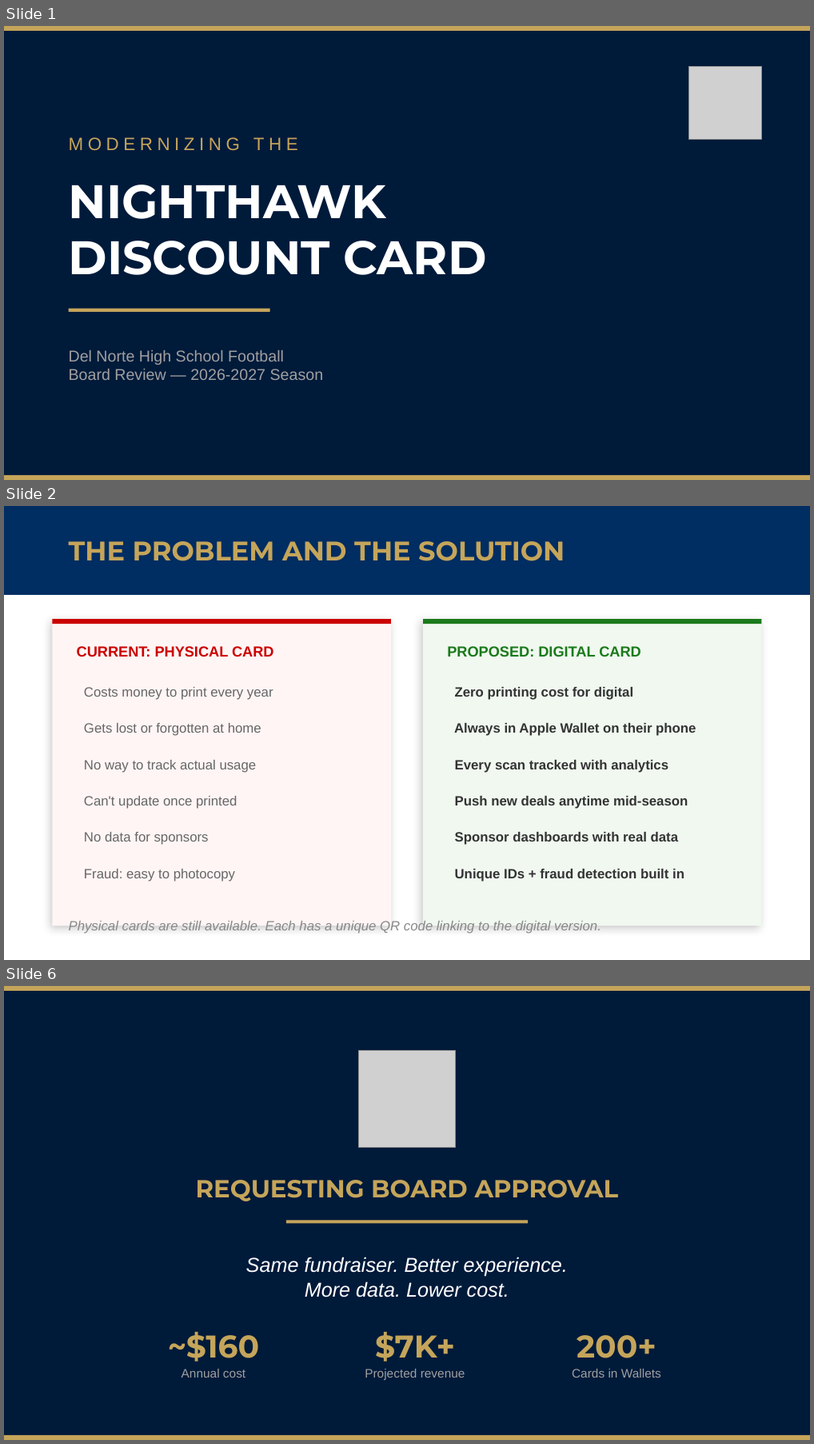
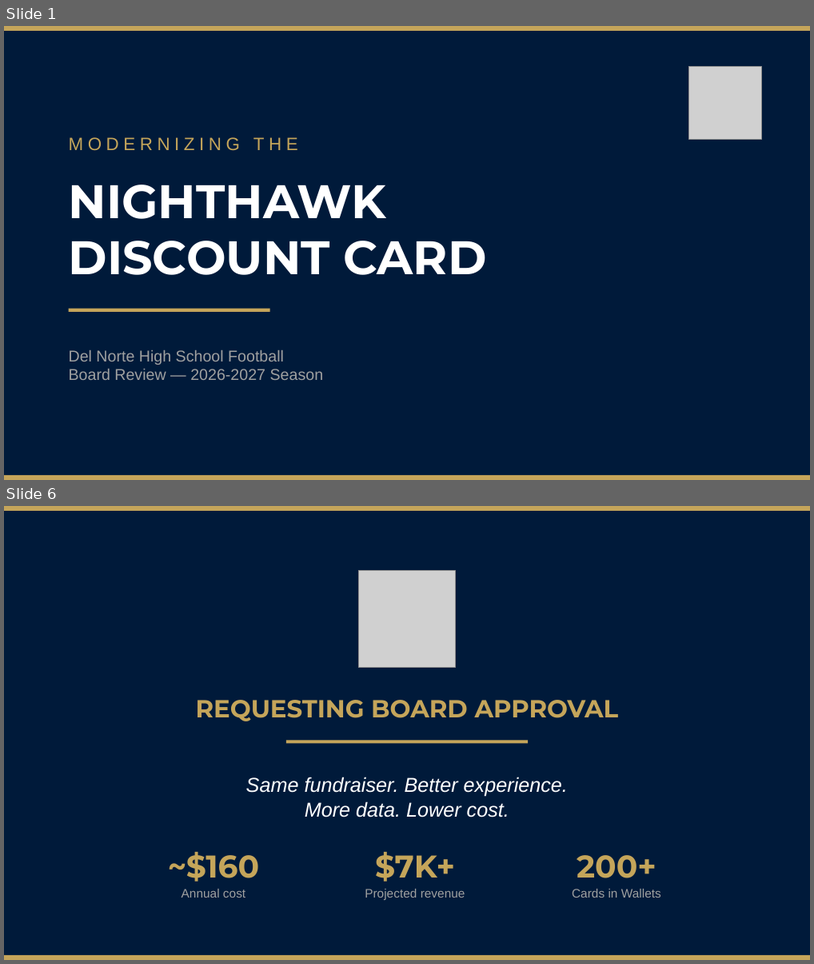
Before and after one commit to hoserR9/school-discount-pass, a slide deck: pitch/Del-Norte-Board-Approval.pptx. Shown one above the other, each under a label of ours: slides 1, 2 and 6 before the commit, slides 1 and 6 after it; the slides between them are not shown. The pictures are 814x1444 and 814x964 pixels, drawn with LibreOffice and Linux fonts; fonts in the diff are those of the drawing; grey boxes stand for pictures. Boxes give left, top, right and bottom in pixels: in the first picture for what was removed or moved away, otherwise in the second. Text is boxed around its words. In the diff, an @@ line names an element or a change of style, - is before the commit and + after.

```diff
--- a/pitch/Del-Norte-Board-Approval.pptx
+++ b/pitch/Del-Norte-Board-Approval.pptx
@@ slide 2 removed at bbox=[4, 506, 810, 960], background #FFFFFF @@
@@ rectangle removed at bbox=[4, 506, 810, 595] @@
@@ text removed at bbox=[69, 541, 565, 561] @@
-THE PROBLEM AND THE SOLUTION
@@ rectangle removed at bbox=[52, 619, 391, 925] @@
@@ rectangle removed at bbox=[52, 619, 391, 624] @@
@@ rectangle removed at bbox=[423, 619, 762, 925] @@
@@ rectangle removed at bbox=[423, 619, 762, 624] @@
@@ text removed at bbox=[77, 646, 274, 656] @@
-CURRENT: PHYSICAL CARD
@@ text removed at bbox=[447, 646, 641, 656] @@
-PROPOSED: DIGITAL CARD
@@ text removed at bbox=[84, 687, 274, 700] @@
-Costs money to print every year
@@ text removed at bbox=[455, 687, 634, 700] @@
-Zero printing cost for digital
@@ text removed at bbox=[84, 723, 262, 736] @@
-Gets lost or forgotten at home
@@ text removed at bbox=[454, 723, 696, 736] @@
-Always in Apple Wallet on their phone
@@ text removed at bbox=[84, 760, 257, 772] @@
-No way to track actual usage
@@ text removed at bbox=[455, 760, 669, 772] @@
-Every scan tracked with analytics
@@ text removed at bbox=[84, 796, 237, 808] @@
-Can't update once printed
@@ text removed at bbox=[455, 796, 688, 808] @@
-Push new deals anytime mid-season
@@ text removed at bbox=[84, 832, 209, 844] @@
-No data for sponsors
@@ text removed at bbox=[455, 832, 678, 844] @@
-Sponsor dashboards with real data
@@ text removed at bbox=[84, 868, 235, 881] @@
-Fraud: easy to photocopy
@@ text removed at bbox=[455, 868, 685, 881] @@
-Unique IDs + fraud detection built in
@@ text removed at bbox=[69, 920, 602, 933] @@
-Physical cards are still available. Each has a unique QR code linking to the digital version.
```
Also in this commit, not shown: 2 slides changed, 2 slides added, 1 other slide removed, 10 other files.
